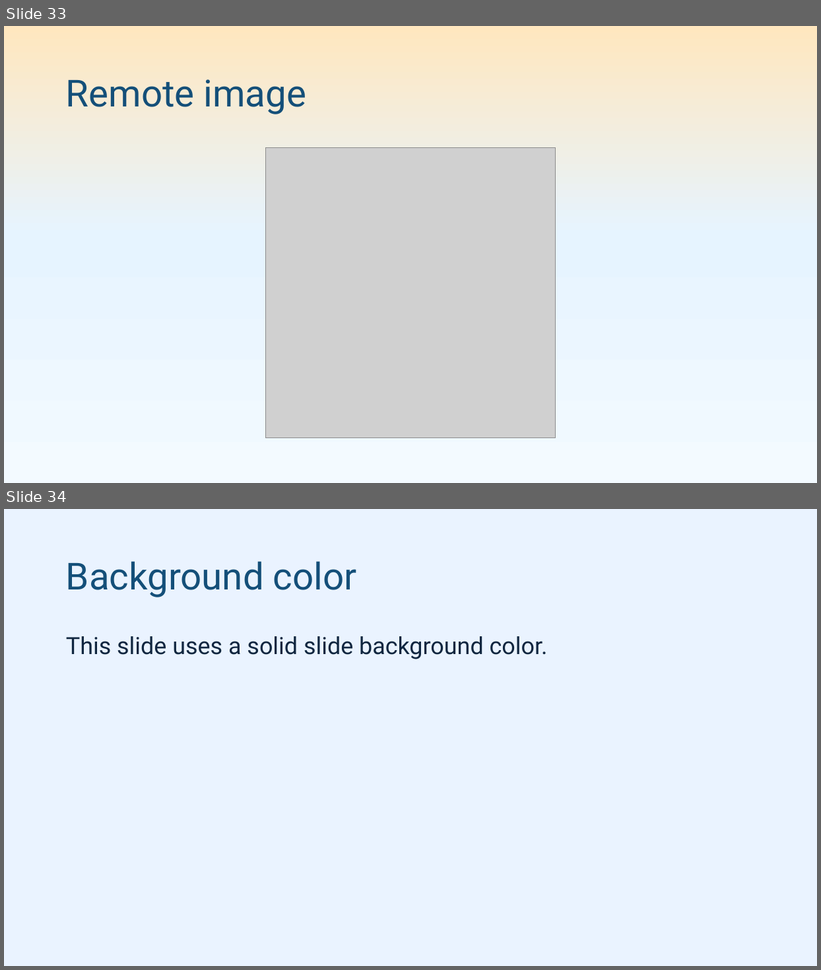
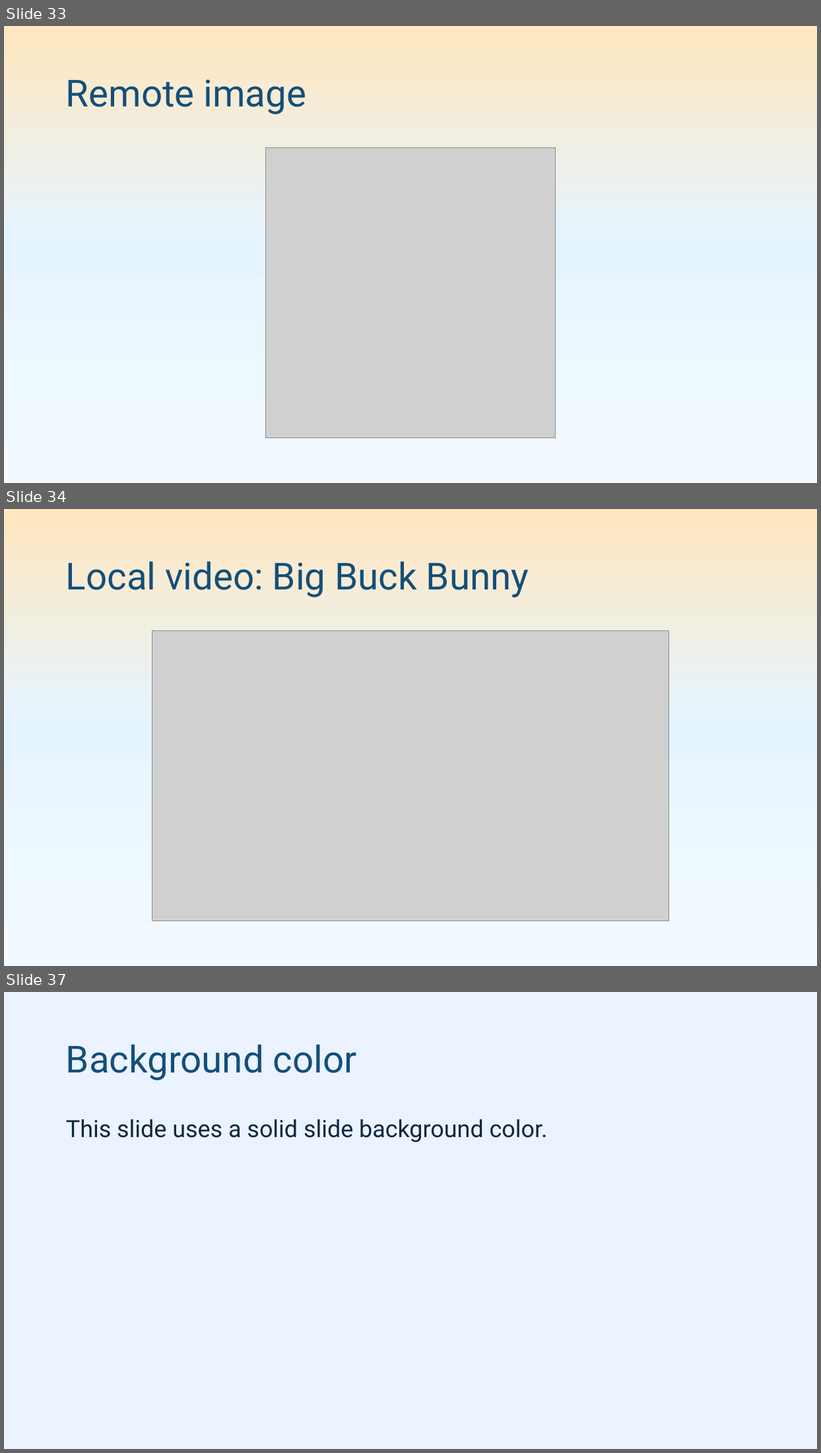
Before and after one commit to pseudosavant/markdown-pptx, a slide deck: sample/showcase.pptx. Shown one above the other, each under a label of ours: slides 33 and 34 before the commit, slides 33, 34 and 37 after it; the slides between them are not shown. The pictures are 821x970 and 821x1453 pixels, drawn with LibreOffice and Linux fonts; fonts in the diff are those of the drawing; grey boxes stand for pictures. Boxes give left, top, right and bottom in pixels: in the first picture for what was removed or moved away, otherwise in the second. Text is boxed around its words. In the diff, an @@ line names an element or a change of style, - is before the commit and + after.

```diff
--- a/sample/showcase.pptx
+++ b/sample/showcase.pptx
@@ slide 34 added at <box>4,509,817,966</box>, background gradient #F3FAFF to #E6F4FF to #FFE7BF @@
@@ title added at <box>66,561,529,597</box>, 44 pt, text #144F79 @@
+Local video: Big Buck Bunny
@@ picture added at <box>152,631,669,921</box> @@
@@ what was slide 34 is now slide 37 @@
```
Also in this commit, not shown: 1 slide changed, 2 other slides added, 28 other files.
